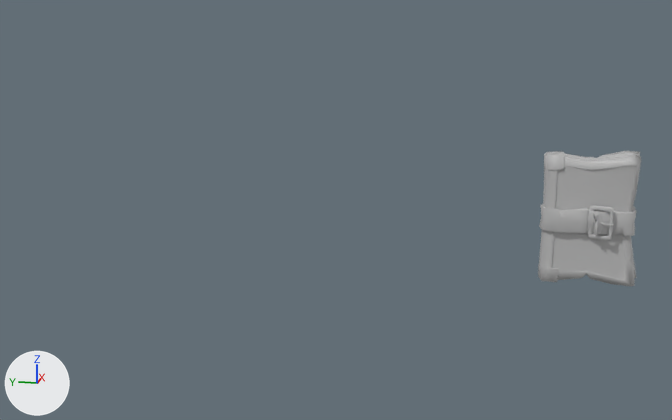
An edit to the FBX model Oscar/Books/Book1/book1_low.fbx, drawn before and after from the same camera.
Camera for both pictures: a 50 mm lens placed at (-2.238, 0.169, 0.55), pointed at (0.001, 0.617, -0.009). The lights are fixed; the arrows at lower left show +X, +Y and +Z. Where no turn or scale is listed for an object, it has been applied to the vertices.

In view in the first picture: 'base_low', 'leather_band_low'.
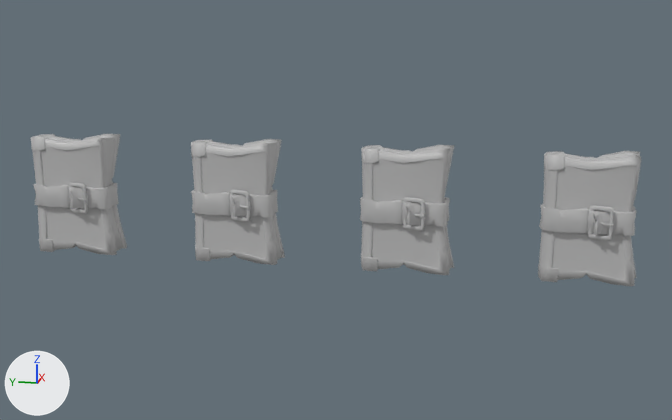
Location of each change, [x1, y1, x2, y2] in pixels of the pictures (672 x 420 px):
'base_low.001', added: after [361, 145, 455, 275]
'base_low.002', added: after [191, 139, 285, 265]
'base_low.003', added: after [31, 134, 127, 255]
'leather_band_low.001', added: after [360, 197, 450, 226]
'leather_band_low.002', added: after [191, 190, 278, 218]
'leather_band_low.003', added: after [33, 183, 119, 209]
'buckle_base.001', added: after [403, 197, 425, 231]
'buckle_base.002', added: after [230, 189, 250, 222]
'buckle_base.003', added: after [69, 182, 87, 214]

The change in detail:
Mesh me_mesh_009 is new.
It has 96 vertices, 96 faces and spans x -0.0121..0.0121, y -0.027..0.027, z -0.04..0.04.
It uses material mat_lambert1 (grey #bcbcbc).
Mesh me_mesh_005 is new.
It has 96 vertices, 96 faces and spans x -0.0121..0.0121, y -0.027..0.027, z -0.04..0.04.
It uses material mat_lambert1 (grey #bcbcbc).
Mesh me_mesh_011 is new.
It has 201 vertices, 210 faces and spans x -0.045..0.05, y -0.122..0.113, z -0.156..0.16.
It uses material mat_lambert1 (grey #bcbcbc).
Mesh me_mesh_006 is new.
It has 173 vertices, 150 faces and spans x -0.058..0.039, y -0.107..0.115, z -0.031..0.032.
It uses material mat_lambert1 (grey #bcbcbc).
Mesh me_mesh_014 is new.
It has 173 vertices, 150 faces and spans x -0.058..0.039, y -0.107..0.115, z -0.031..0.032.
It uses material mat_lambert1 (grey #bcbcbc).
Mesh me_mesh_015 is new.
It has 201 vertices, 210 faces and spans x -0.045..0.05, y -0.122..0.113, z -0.156..0.16.
It uses material mat_lambert1 (grey #bcbcbc).
Mesh me_mesh_013 is new.
It has 96 vertices, 96 faces and spans x -0.0121..0.0121, y -0.027..0.027, z -0.04..0.04.
It uses material mat_lambert1 (grey #bcbcbc).
Mesh me_mesh_007 is new.
It has 201 vertices, 210 faces and spans x -0.045..0.05, y -0.122..0.113, z -0.156..0.16.
It uses material mat_lambert1 (grey #bcbcbc).
Mesh me_mesh_010 is new.
It has 173 vertices, 150 faces and spans x -0.058..0.039, y -0.107..0.115, z -0.031..0.032.
It uses material mat_lambert1 (grey #bcbcbc).
Object 'buckle_base.002' (ob_buckle_base_002) is new; it shows me_mesh_009.
Its location is (-0.039, 0.856, 0.0).
Object 'buckle_base.001' (ob_buckle_base_001) is new; it shows me_mesh_005.
Its location is (-0.039, 0.416, 0.0).
Object 'base_low.002' (ob_base_low_002) is new; it shows me_mesh_011.
Its location is (0.0, 0.88, 0.0).
Object 'leather_band_low.001' (ob_leather_band_low_001) is new; it shows me_mesh_006.
Its location is (0.0, 0.44, 0.0).
Object 'leather_band_low.003' (ob_leather_band_low_003) is new; it shows me_mesh_014.
Its location is (0.0, 1.32, 0.0).
Object 'base_low.003' (ob_base_low_003) is new; it shows me_mesh_015.
Its location is (0.0, 1.32, 0.0).
Object 'buckle_base.003' (ob_buckle_base_003) is new; it shows me_mesh_013.
Its location is (-0.039, 1.296, 0.0).
Object 'base_low.001' (ob_base_low_001) is new; it shows me_mesh_007.
Its location is (0.0, 0.44, 0.0).
Object 'leather_band_low.002' (ob_leather_band_low_002) is new; it shows me_mesh_010.
Its location is (0.0, 0.88, 0.0).
